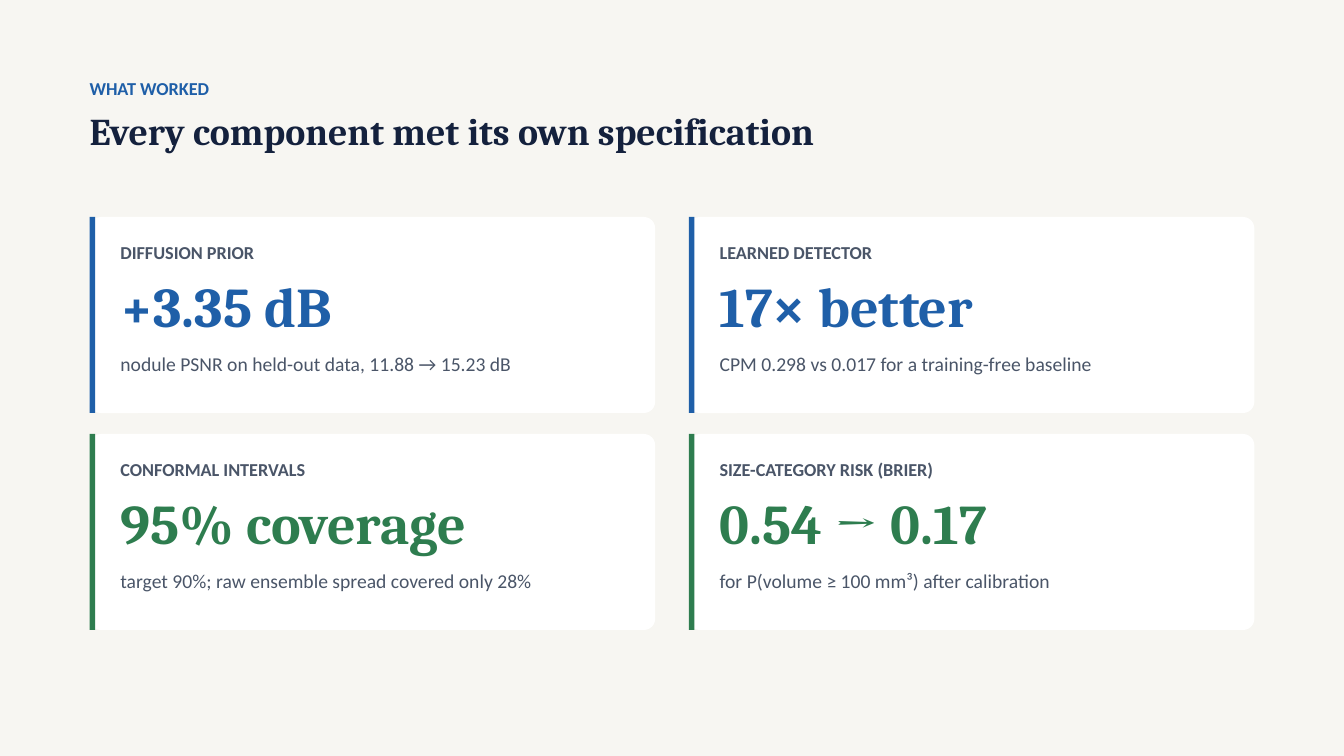
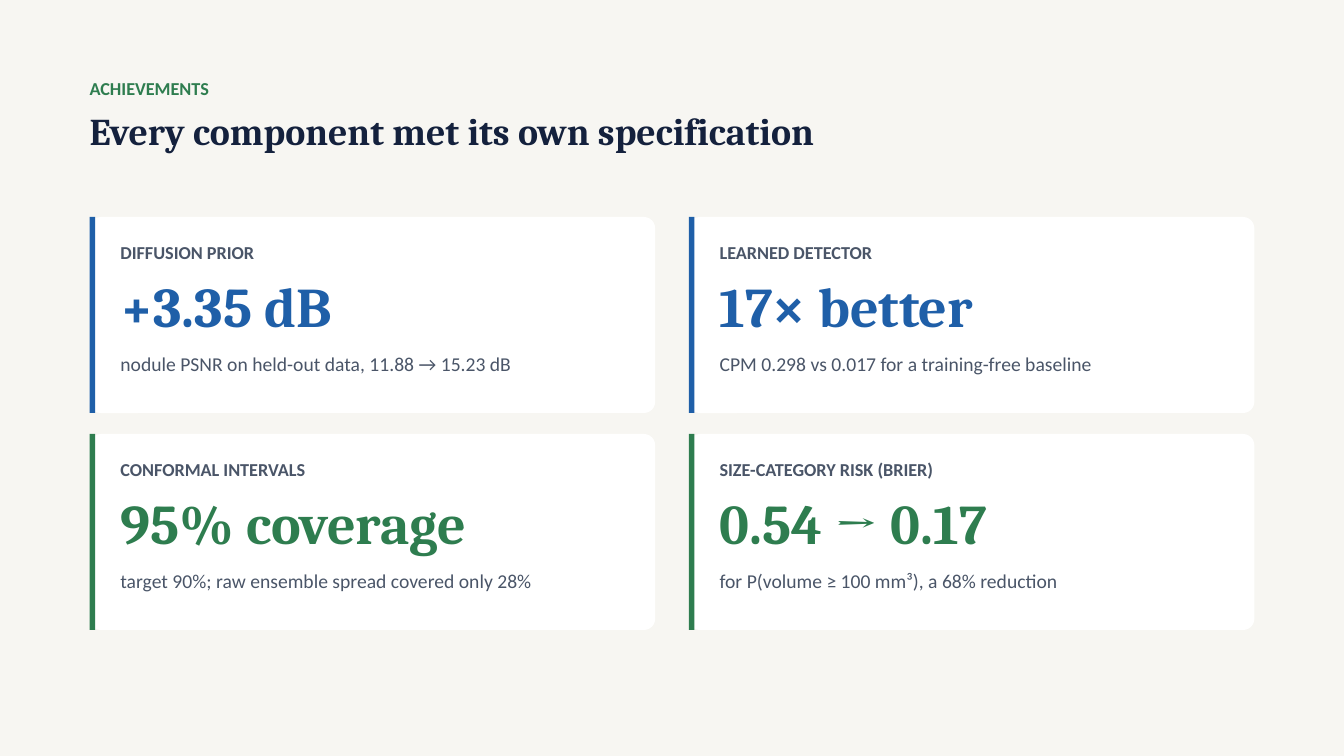
Before and after one commit to tcsquanta/medlift3d, a slide deck: slide 13 of report/MedLift3D_Defense.pptx. Drawn at 1344x756 pixels with LibreOffice and Linux fonts; fonts in the diff are those of the drawing. Boxes give left, top, right and bottom in pixels: in the first picture for what was removed or moved away, otherwise in the second. Text is boxed around its words. In the diff, an @@ line names an element or a change of style, - is before the commit and + after.

```diff
--- a/report/MedLift3D_Defense.pptx
+++ b/report/MedLift3D_Defense.pptx
@@ text at bbox=[90, 83, 209, 95]: text changed; text colour #1F5FA8 to #2E7D4F @@
-WHAT WORKED
+ACHIEVEMENTS
@@ text at bbox=[720, 573, 1057, 591]: text changed @@
-for P(volume ≥ 100 mm³) after calibration
+for P(volume ≥ 100 mm³), a 68% reduction
```
Also in this commit, not shown: 6 other slides changed, 1 slide added, 1 slide removed.
